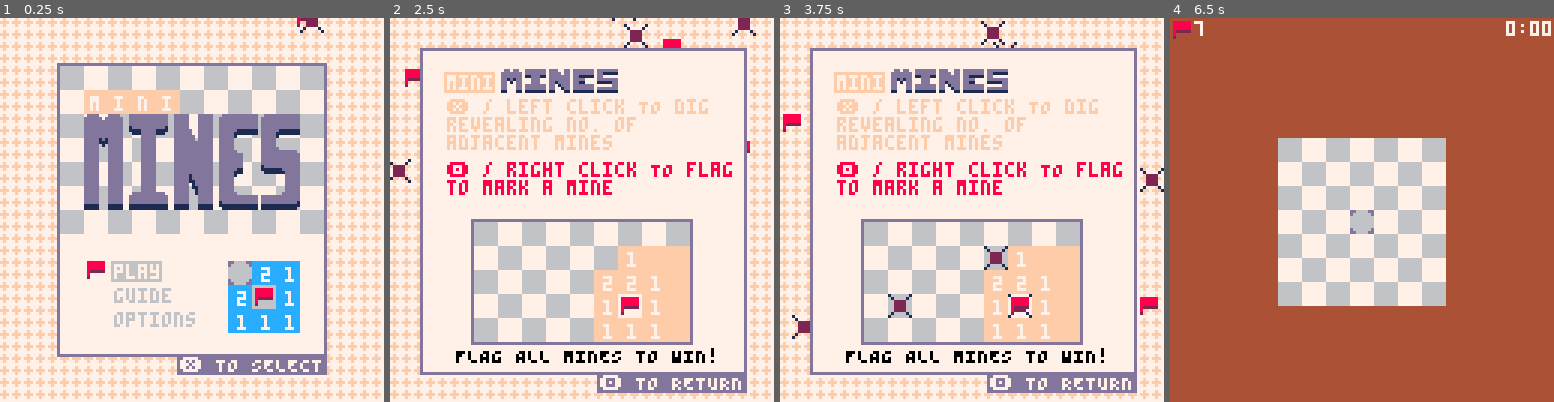
Above: before the commit, frames 1-4 (left to right).
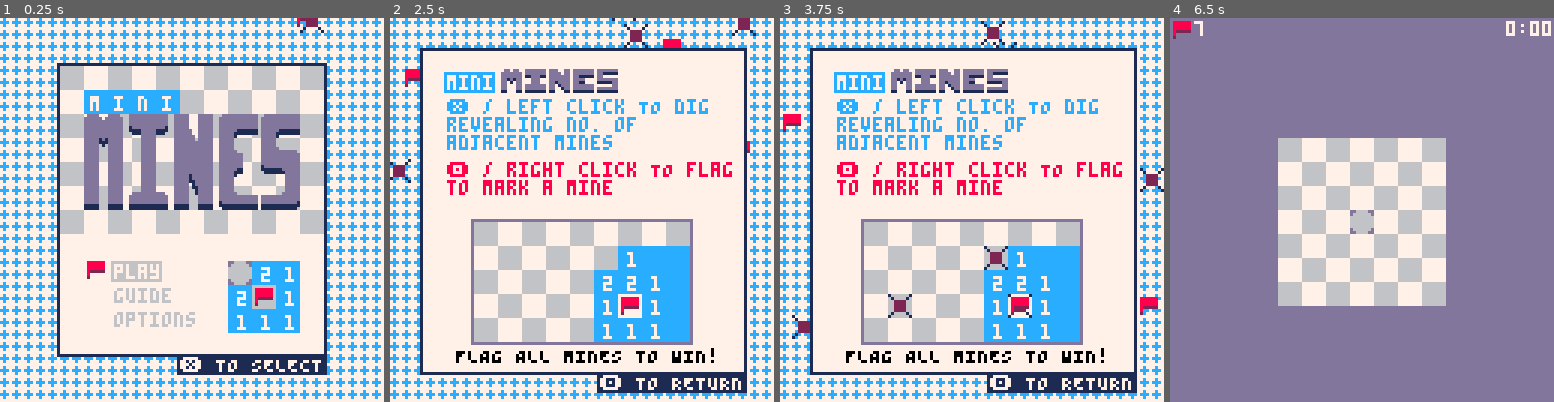
Above: after the commit, the same moments.

Repository: wsasaki01/mini-mines
Game: PICO-8 cartridge mini-mines.p8
Same seed, same stepped clock (60 frames per second), same inputs: the game is played once before the commit and once after it.
Inputs (mouse positions are in pixels of both pictures, inside the frame that each line leads up to):
- Up to frame 1 (0.25 s): no input
- Up to frame 2 (2.5 s): tap O (Z key) at 0.33, 0.7, 1.43, 2.22 s; click (459, 121) at 0.67 s; tap X (X key) at 1.07, 2.07, 2.4 s; click (520, 267) at 1.22 s; click (585, 114) at 1.77 s; hold Left 1.97-2.37 s; click (647, 259) at 2.32 s; hold Down from 2.42 s (still down)
- Up to frame 3 (3.75 s): tap X (X key) every 0.33 s from 2.73 to 3.73 s; release Down at 2.82 s; click (1102, 106) at 2.87 s; hold Right 2.87-3.53 s; tap O (Z key) at 3.1 s; click (864, 256) at 3.42 s; hold Up from 3.58 s (still down)
- Up to frame 4 (6.5 s): click (1315, 102) at 3.97 s; tap O (Z key) at 3.98, 4.87, 5.75 s; tap X (X key) every 0.33 s from 4.07 to 6.4 s; release Up at 4.08 s; hold Right 4.13-4.53 s; click (1381, 248) at 4.52 s; hold Down 4.58-5.08 s; click (1442, 94) at 5.07 s; hold Left 5.13-5.8 s; click (1507, 244) at 5.62 s; hold Up 5.85-6.18 s; click (1269, 90) at 6.17 s; hold Left from 6.23 s (still down)

The runs differ from the first frame. In frame 1, 19% of the frame differs, in the area x 0-100%, y 0-100%; in frame 2, 20%; in frame 3, 20%; in frame 4, 80%.

Commit message:
Refactor code

Diff:
--- a/main.lua
+++ b/main.lua
@@ -61,9 +61,6 @@
     -- accent: menu borders
     -- gamebg: background for actual game
     themes = {
-        -- beige (purple)
-        {main = 15, bg = 7, accent = 13, gamebg = 4},
-
         -- blue (white)
         {main = 12, bg = 7, accent = 1, gamebg = 13},
 
@@ -82,6 +79,8 @@
         -- brown (purple)
         {main = 4, bg = 2, accent = 1, gamebg = 3},
 
+        -- beige (purple)
+        {main = 15, bg = 7, accent = 13, gamebg = 4}
     }
 
     mine_flash = 0
